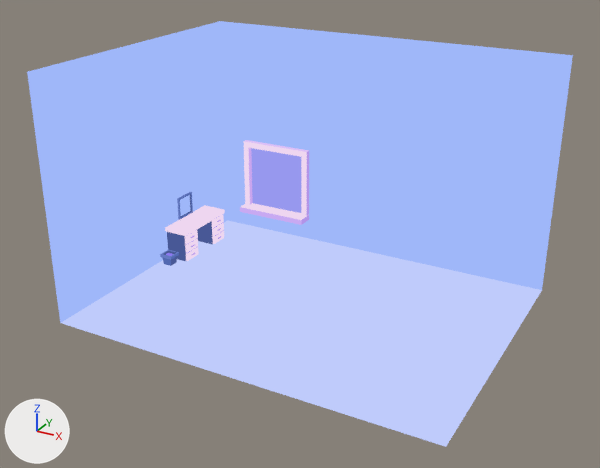
Renders of the glTF model public/Models/Room.glb from each side of a commit.
Rendered twice from a 50 mm camera at (36.4, -57.3, 32.9) aimed at (7.9, -5.5, 7.0). Arrows for +X, +Y and +Z are at lower left; the lights stay in place. The picture after the commit comes second. Where no turn or scale is listed for an object, it has been applied to the vertices.

The older version as bpy lines, for what is in view:
```python
ob_news = bpy.data.objects.new('News', me_plane)
ob_news.location = (-2.0, 7.95, 2.5)
ob_pc = bpy.data.objects.new('PC', me_plane_002)
ob_pc.location = (-8.0, 0.95, 4.1)
ob_pot0 = bpy.data.objects.new('Pot0', me_plane_004)
ob_pot0.location = (-7.0, -3.0, 0.74)
ob_table = bpy.data.objects.new('Table', me_plane_003)
ob_table.location = (-5.7, 0.95, 3.0)
ob_walls = bpy.data.objects.new('Walls', me_plane_001)
ob_walls.location = (0.0, 0.0, 0.0)
```
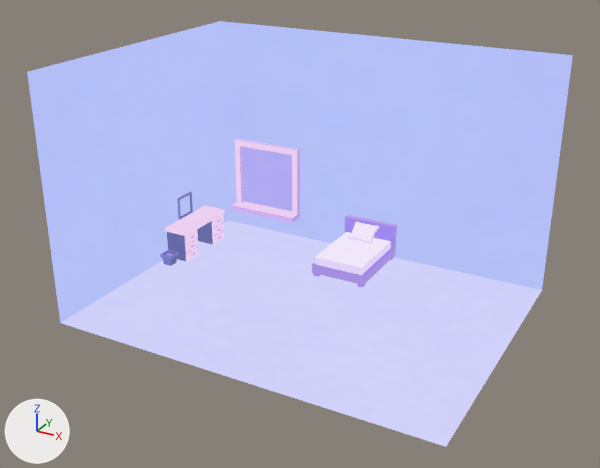
Where the newer file only moved an object's origin or applied its transform, the numbers keep the older frame.

Edits to the bpy script that builds the scene:
```text
Add img_nakusmear:
    img_nakusmear = load_image('NakuSmear', '_unpacked/NakuSmear', 1254, 1254, 'sRGB')
Change mat_material:
    where n5 = _N.new('ShaderNodeTexImage'); n5.name = 'Image Texture'
    n5.image: img_nakuroom_png -> img_nakusmear
Add me_plane_005:
    me_plane_005.from_pydata(...)  # 240 vertices, 476 faces; spans x -1.21..1.21, y -0.89..0.91, z -0.66..0.67
    me_plane_005.materials.append(mat_material)
Add me_cube:
    me_cube.from_pydata(...)  # 198 vertices, 372 faces; spans x -2.5..2.5, y -3.52..3.48, z -1.5..1.8
    me_cube.materials.append(mat_material)
Change ob_news:
    ob_news.location: (-2.0, 7.95, 2.5) -> (-3.0, 7.95, 2.5)
Add ob_pillow:
    ob_pillow = bpy.data.objects.new('Pillow', me_plane_005)
    ob_pillow.location = (7.84, 6.55, 2.54)
Add ob_bed:
    ob_bed = bpy.data.objects.new('Bed', me_cube)
    ob_bed.location = (8.0, 4.5, 1.5)
```

What differs and where, as boxes (x1, y1, x2, y2) in the pictures (600 x 468 px):
'Walls', surface changed: (27, 21, 573, 447) in both
'News', surface changed, moved: before (240, 140, 309, 225); after (231, 138, 300, 223)
'Bed', added: after (312, 215, 397, 287)
'Table', surface changed: (165, 205, 225, 261) in both
'Pillow', added: after (347, 221, 379, 244)
'Pot0', surface changed: (160, 250, 179, 266) in both
'PC', surface changed: (177, 192, 193, 220) in both
